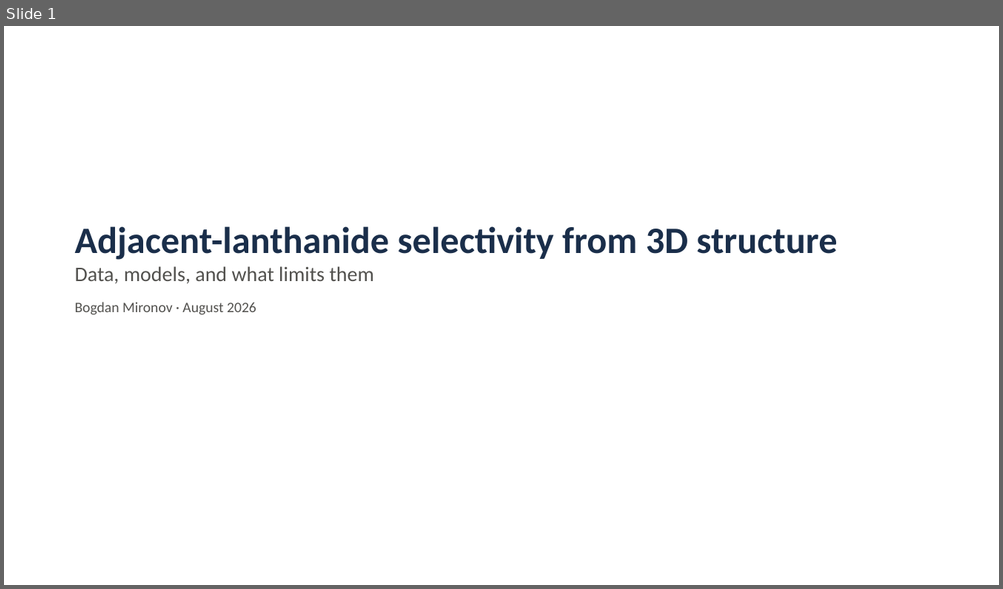
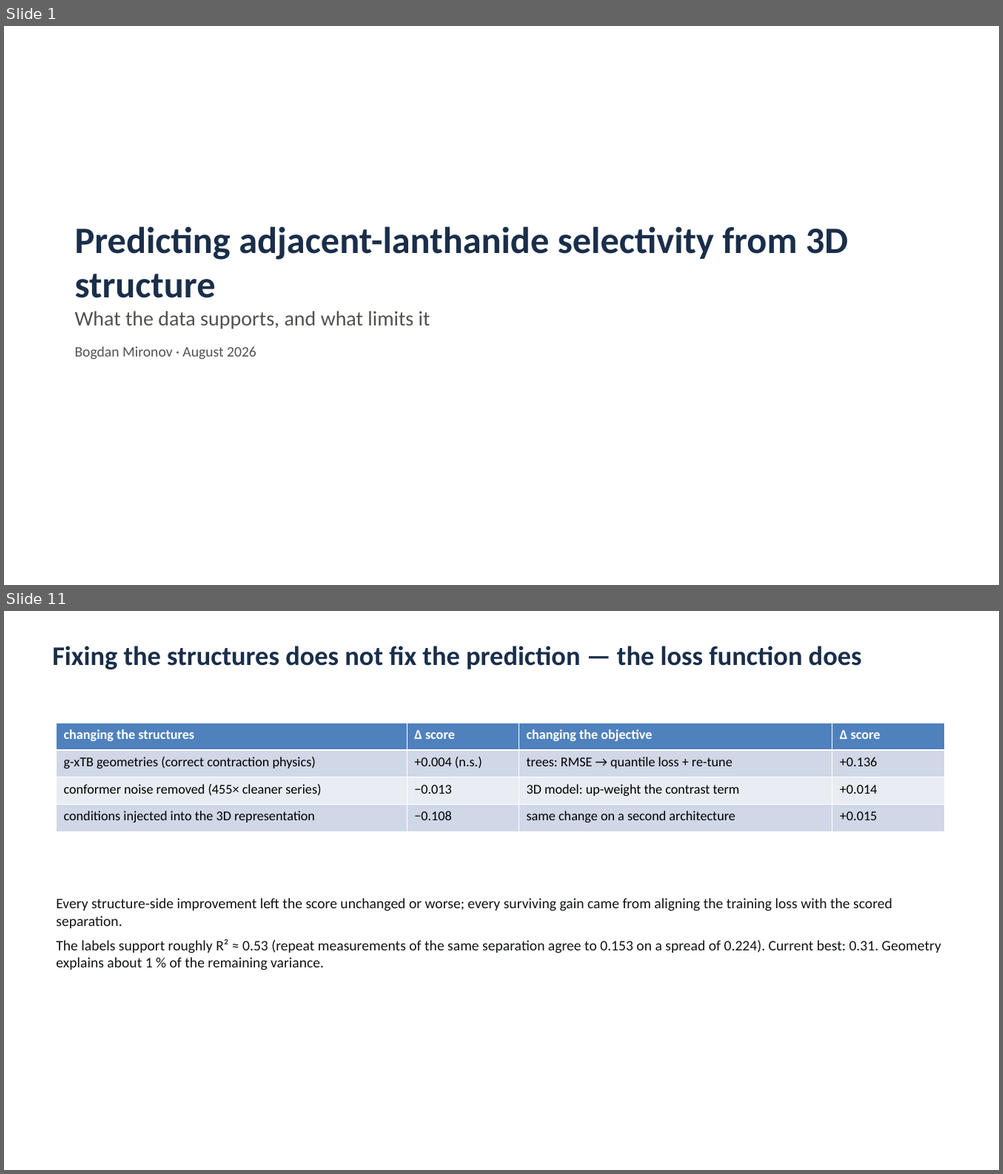
Before and after one commit to mironovb/lanthanidestrain, a slide deck: docs/vogiatzis_condensed_2026-08.pptx. Shown one above the other, each under a label of ours: slide 1 before the commit, slides 1 and 11 after it; the slides between them are not shown. The pictures are 1003x589 and 1003x1174 pixels, drawn with LibreOffice and Linux fonts; fonts in the diff are those of the drawing. Boxes give left, top, right and bottom in pixels: in the first picture for what was removed or moved away, otherwise in the second. Text is boxed around its words. In the diff, an @@ line names an element or a change of style, - is before the commit and + after.

```diff
--- a/docs/vogiatzis_condensed_2026-08.pptx
+++ b/docs/vogiatzis_condensed_2026-08.pptx
@@ slide 11 added at (4, 611, 999, 1170), background #FFFFFF @@
@@ text added at (52, 646, 862, 669), 26 pt, text #1A2E4A, bold @@
+Fixing the structures does not fix the prediction — the loss function does
@@ table added at (57, 723, 944, 832), 4 rows, 4 columns @@
+changing the structures | Δ score | changing the objective | Δ score
+g-xTB geometries (correct contraction physics) | +0.004 (n.s.) | trees: RMSE → quantile loss + re-tune | +0.136
+conformer noise removed (455× cleaner series) | −0.013 | 3D model: up-weight the contrast term | +0.014
+conditions injected into the 3D representation | −0.108 | same change on a second architecture | +0.015
@@ text added at (56, 898, 941, 971), 14 pt, text #101214 @@
+Every structure-side improvement left the score unchanged or worse; every surviving gain came from aligning the training loss with the scored separation.
+The labels support roughly R² ≈ 0.53 (repeat measurements of the same separation agree to 0.153 on a spread of 0.224). Current best: 0.31. Geometry explains about 1 % of the remaining variance.
@@ slide 1 changed as well @@
@@ text at (75, 227, 848, 329): text changed @@
-Adjacent-lanthanide selectivity from 3D structure
-Data, models, and what limits them
+Predicting adjacent-lanthanide selectivity from 3D structure
+What the data supports, and what limits it
```
Also in this commit, not shown: 2 other slides changed, 8 other slides added, 5 slides removed, 5 other files.
